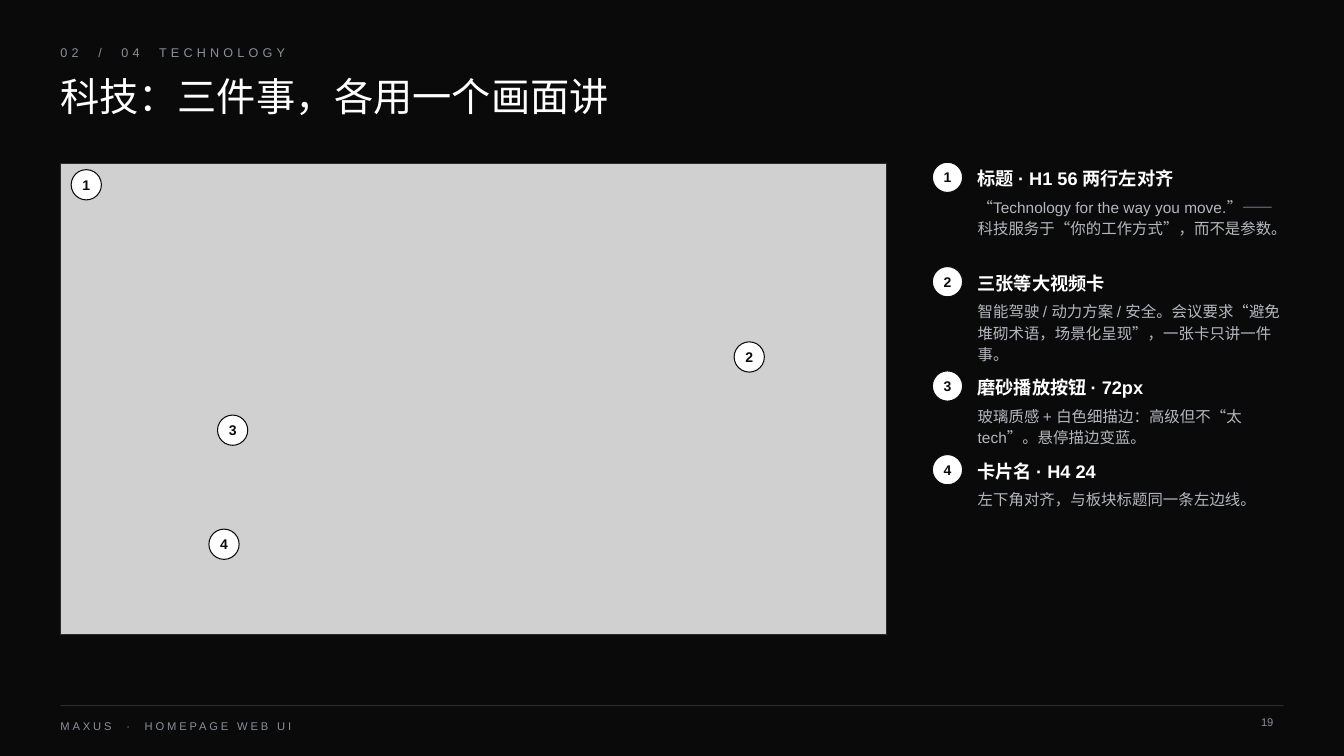
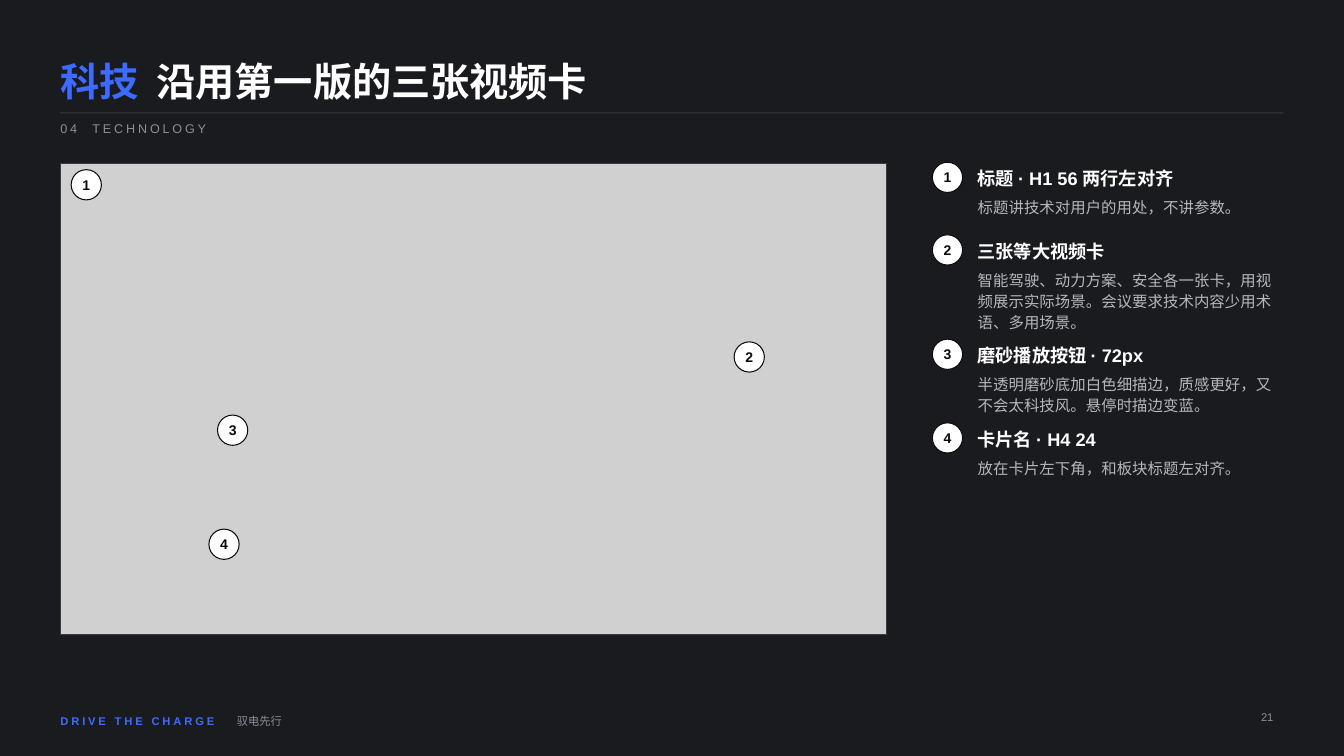
Before and after one commit to deko009/Claude, a slide deck: slide 21 of deck/MAXUS_首页WebUI_设计解说.pptx (slide 19 before the commit). Drawn at 1344x756 pixels with LibreOffice and Linux fonts; fonts in the diff are those of the drawing; grey boxes stand for pictures. Boxes give left, top, right and bottom in pixels: in the first picture for what was removed or moved away, otherwise in the second. Text is boxed around its words. In the diff, an @@ line names an element or a change of style, - is before the commit and + after.

```diff
--- a/deck/MAXUS_首页WebUI_设计解说.pptx
+++ b/deck/MAXUS_首页WebUI_设计解说.pptx
@@ background #0A0A0B to #1A1B1F @@
@@ text removed at (x1=60, y1=78, x2=608, y2=115) @@
-科技：三件事，各用一个画面讲
@@ text added at (x1=60, y1=62, x2=587, y2=100), 28 pt, text #FFFFFF, bold @@
+科技 沿用第一版的三张视频卡
@@ line added from (60, 113) to (1284, 113), #3A3B41 0.75 pt @@
@@ text at (x1=60, y1=124, x2=206, y2=133): text changed @@
-02 / 04 TECHNOLOGY
+04 TECHNOLOGY
@@ rectangle at (x1=60, y1=163, x2=887, y2=634): outline #2A2B2E 0.75 pt to #3A3B41 0.75 pt @@
@@ text at (x1=978, y1=200, x2=1241, y2=215): text changed @@
-“Technology for the way you move.”——科技服务于“你的工作方式”，而不是参数。
+标题讲技术对用户的用处，不讲参数。
@@ 6 texts, 3 ellipses moved together from (x1=933, y1=267, x2=1143, y2=485) to (x1=933, y1=235, x2=1143, y2=454) @@
@@ text at (x1=978, y1=273, x2=1272, y2=329): text changed @@
-智能驾驶 / 动力方案 / 安全。会议要求“避免堆砌术语，场景化呈现”，一张卡只讲一件事。
+智能驾驶、动力方案、安全各一张卡，用视频展示实际场景。会议要求技术内容少用术语、多用场景。
@@ text at (x1=978, y1=377, x2=1272, y2=412): text changed @@
-玻璃质感 + 白色细描边：高级但不“太 tech”。悬停描边变蓝。
+半透明磨砂底加白色细描边，质感更好，又不会太科技风。悬停时描边变蓝。
@@ text at (x1=978, y1=461, x2=1241, y2=476): text changed @@
-左下角对齐，与板块标题同一条左边线。
+放在卡片左下角，和板块标题左对齐。
@@ line removed from (60, 706) to (1284, 706) @@
@@ text added at (x1=60, y1=717, x2=215, y2=725), 8 pt, text #3D6BFF, bold @@
+DRIVE THE CHARGE
@@ text added at (x1=237, y1=716, x2=282, y2=726), 8 pt, text #8A8F98 @@
+驭电先行
@@ page number removed at (x1=1261, y1=718, x2=1273, y2=726) @@
-19
@@ page number added at (x1=1261, y1=713, x2=1273, y2=721), 8 pt, text #8A8F98 @@
+21
@@ text removed at (x1=60, y1=722, x2=111, y2=730) @@
-MAXUS · HOMEPAGE WEB UI
```
Also in this commit, not shown: 24 other slides changed, 4 slides added, 2 slides removed, 3 other files.
